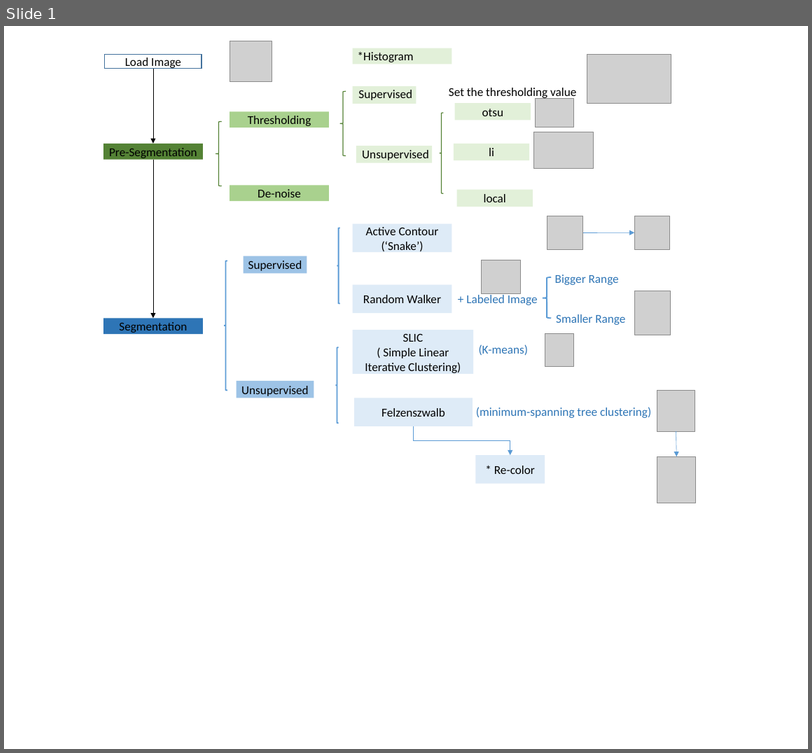
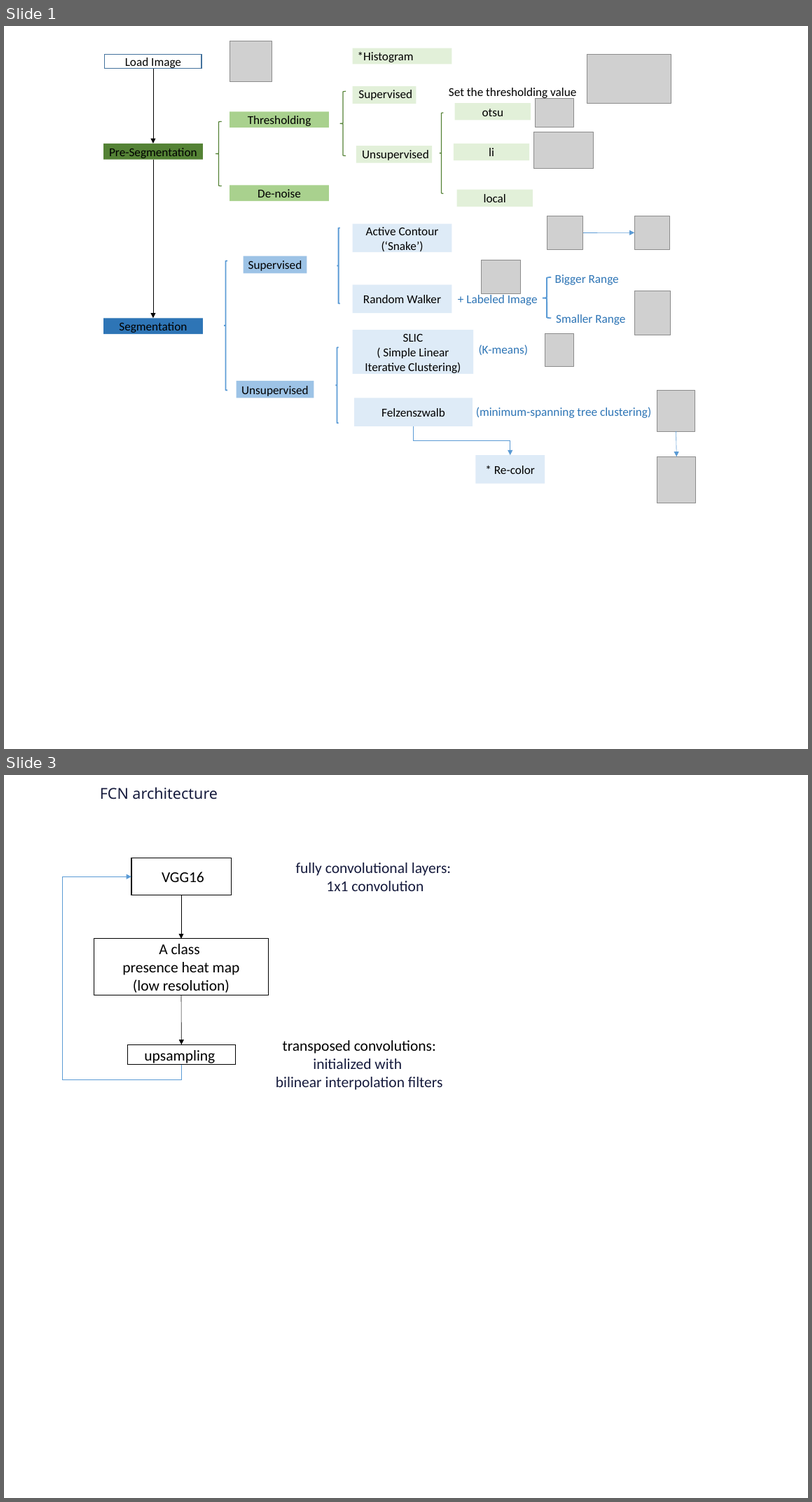
Before and after one commit to ziweifan177/Data_Science_Pilot, a slide deck: [Projects and Testing] Data Science & Machine Learning/(Deep_Learning) Deep_Learning_Based_Semantic_Segmentation_to_Enhance_Local_Surrogate_Models/Image/arch.pptx. Shown one above the other, each under a label of ours: slide 1 before the commit, slides 1 and 3 after it; the slides between them are not shown. The pictures are 812x753 and 812x1502 pixels, drawn with LibreOffice and Linux fonts; fonts in the diff are those of the drawing; grey boxes stand for pictures. Boxes give left, top, right and bottom in pixels: in the first picture for what was removed or moved away, otherwise in the second. Text is boxed around its words. In the diff, an @@ line names an element or a change of style, - is before the commit and + after.

```diff
--- a/[Projects and Testing] Data Science & Machine Learning/(Deep_Learning) Deep_Learning_Based_Semantic_Segmentation_to_Enhance_Local_Surrogate_Models/Image/arch.pptx
+++ b/[Projects and Testing] Data Science & Machine Learning/(Deep_Learning) Deep_Learning_Based_Semantic_Segmentation_to_Enhance_Local_Surrogate_Models/Image/arch.pptx
@@ slide 3 added at (4,775,808,1498), background #FFFFFF @@
@@ text added at (100,787,218,799), 18 pt, text #161B3D @@
+FCN architecture
@@ rectangle added at (131,858,231,895), fill #FFFFFF, outline #000000 1 pt, 18 pt, text #000000 @@
+VGG16
@@ elbow arrow added from (181, 1064) to (131, 877), #5B9BD5 0.5 pt @@
@@ text added at (296,863,451,891), 18 pt, text #161B3D @@
+fully convolutional layers:
+1x1 convolution
@@ arrow added from (181, 895) to (181, 939), #000000 0.5 pt @@
@@ rectangle added at (94,939,269,995), fill #FFFFFF, outline #000000 1 pt, 18 pt, text #000000 @@
+A class
+presence heat map
+(low resolution)
@@ arrow added from (181, 995) to (181, 1045), #000000 0.5 pt @@
@@ rectangle added at (128,1045,236,1065), fill #FFFFFF, outline #000000 1 pt, 18 pt, text #000000 @@
+upsampling
@@ text added at (276,1040,443,1090), 18 pt, text #161B3D @@
+transposed convolutions:
+initialized with
+bilinear interpolation filters
```
Also in this commit, not shown: 1 slide changed, 1 other slide added, 1 slide removed, 16 other files.
